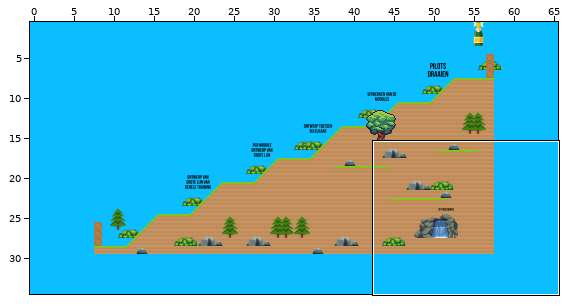
Two states of a Tiled map, mount.tmx. The first picture is a wide view before the edit; the outline marks the close-up.
Close-up. Earlier state:
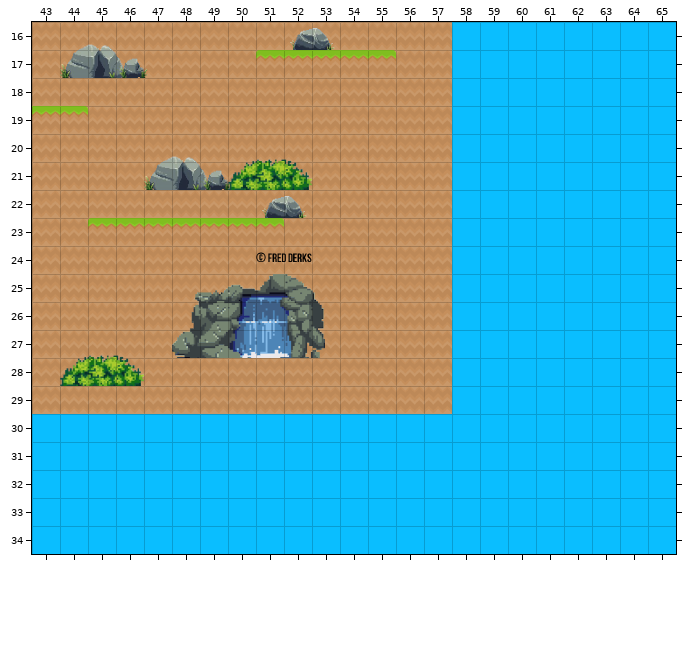
Cells are 64x64 px. Shown: x 43..65, y 16..34. The commit also changed other parts of the map, which this record leaves out. The old version is drawn lined up with the new one.
The same view after the edit:
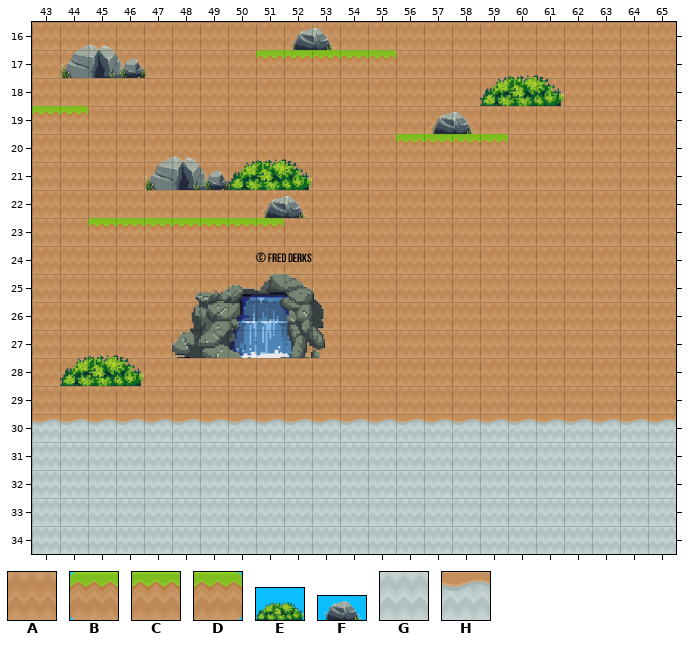
Key: from "terrain_tiles": A 0 "grassCenter", B 5 "grassLeft", C 6 "grassMid", D 7 "grassRight", E 20 "doublebush", F 22 "smallrock", G 38 "dirtCenter", H 39 "dirtMid".
_ is an empty cell.
Changes in this commit:
{"change": "map size 50x30 -> 66x35 cells (old content now starts at 8,0; both pictures use the new coordinates)"}
{"where": "layer \"Platforms\""}
{"y":16,"x":58,"old":"________","new":"AAAAAAAA"}
{"y":17,"x":58,"old":"________","new":"AAAAAAAA"}
{"y":18,"x":58,"old":"________","new":"AAAAAAAA"}
{"y":19,"x":58,"old":"________","new":"AAAAAAAA"}
{"y":20,"x":59,"old":"_______","new":"AAAAAAA"}
{"y":21,"x":58,"old":"________","new":"AAAAAAAA"}
{"y":22,"x":58,"old":"________","new":"AAAAAAAA"}
{"y":23,"x":58,"old":"________","new":"AAAAAAAA"}
{"y":24,"x":58,"old":"________","new":"AAAAAAAA"}
{"y":25,"x":58,"old":"________","new":"AAAAAAAA"}
{"y":26,"x":58,"old":"________","new":"AAAAAAAA"}
{"y":27,"x":58,"old":"________","new":"AAAAAAAA"}
{"y":28,"x":58,"old":"________","new":"AAAAAAAA"}
{"y":29,"x":58,"old":"________","new":"AAAAAAAA"}
{"y":30,"x":43,"old":"_______________________","new":"HHHHHHHHHHHHHHHHHHHHHHH"}
{"y":31,"x":43,"old":"_______________________","new":"GGGGGGGGGGGGGGGGGGGGGGG"}
{"y":32,"x":43,"old":"_______________________","new":"GGGGGGGGGGGGGGGGGGGGGGG"}
{"y":33,"x":43,"old":"_______________________","new":"GGGGGGGGGGGGGGGGGGGGGGG"}
{"y":34,"x":43,"old":"_______________________","new":"GGGGGGGGGGGGGGGGGGGGGGG"}
{"where": "layer \"Decorations\""}
{"y":18,"x":59,"old":"_","new":"E"}
{"y":19,"x":57,"old":"_","new":"F"}
{"y":20,"x":56,"old":"____","new":"BCCD"}
{"label":"added","picture_box":[32,22,676,554]}
